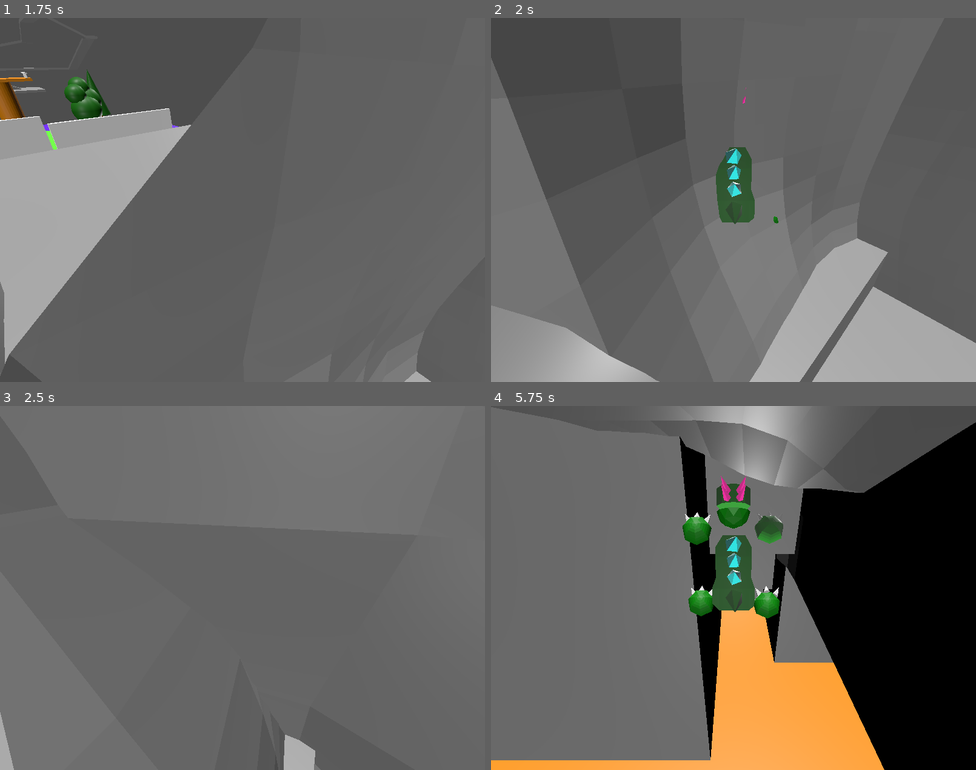
Above: before the commit, frames 1-4 (two rows, left to right).
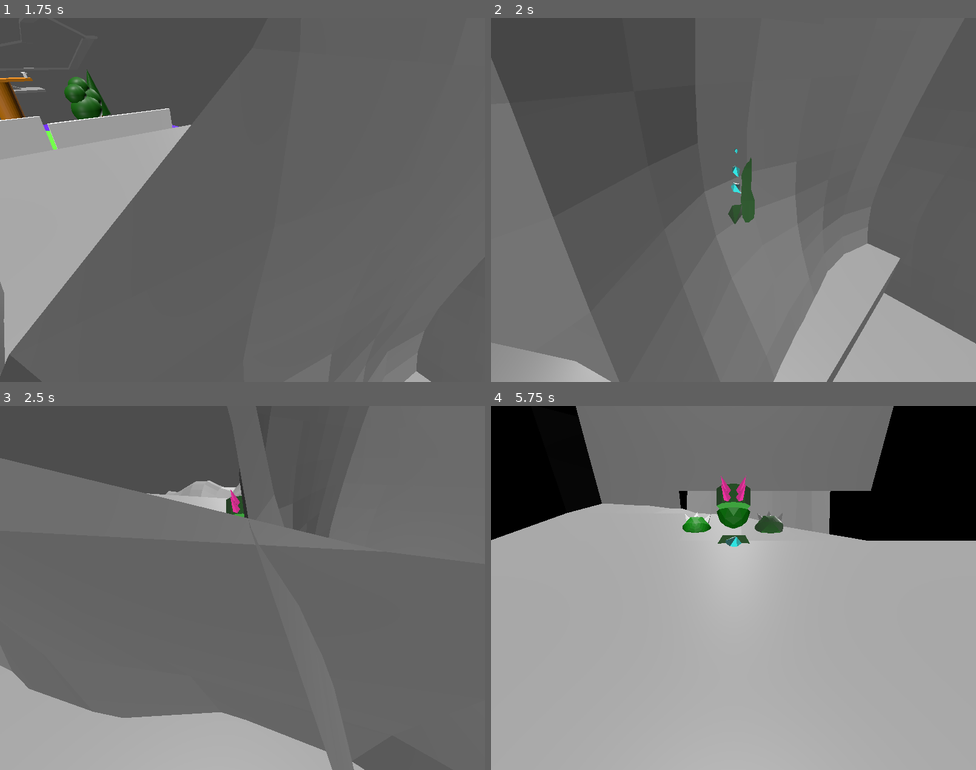
Above: after the commit, the same moments.

Repository: bazylevnik0/dinokid
Game: Godot game, scene res://mom-intro.tscn
Two runs of this game, one before a commit and one after it. Both use one fixed random seed, a clock stepped at 60 frames per second and the inputs below. Video files are missing from this copy of the repository; at most half a second of black plays in their place.
Inputs:
- Up to frame 1 (1.75 s): hold Right (move_right) 0.53-1.28 s; tap Z (key_a) at 0.6 s; tap Space (jump) at 0.77, 1.52 s; hold Down (move_backward) from 1.28 s (still down); tap X (key_b) at 1.35 s
- Up to frame 2 (2 s): keep holding Down (move_backward)
- Up to frame 3 (2.5 s): release Down (move_backward) at 2.03 s; hold Right (move_right) from 2.03 s (still down); tap Z (key_a) at 2.1 s
- Up to frame 4 (5.75 s): release Right (move_right) at 2.78 s; hold Up (move_forward) 2.78-3.53 s; tap X (key_b) at 2.85, 4.35 s; tap Space (jump) at 3.02, 3.77, 4.52 s; hold Left (move_left) 3.53-5.03 s; tap Z (key_a) at 3.6, 5.1 s; hold Down (move_backward) from 5.03 s (still down)

Frame 1 is identical in both runs. In frame 2, 5.9% of the frame differs, in the area x 0-100%, y 12-100%; in frame 3, 26%; in frame 4, 82%, in the area x 0-100%, y 0-100%.
Error in both runs: Attempt to call function 'play' in base 'null instance' on a null instance. (res://Player.gd:18)

Commit message:
working on the mountain inside

Diff:
--- /dev/null
+++ b/homeisland.gd
@@ -0,0 +1,27 @@
+extends Node3D
+
+
+# Called when the node enters the scene tree for the first time.
+func _ready() -> void:
+	pass # Replace with function body.
+
+
+# Called every frame. 'delta' is the elapsed time since the previous frame.
+func _process(delta: float) -> void:
+	pass
+
+
+
+func _on_mountain_inside_area_body_entered(body: Node3D) -> void:
+	if body.name == "Player" :
+		$Text.text = "Dino, please go outside and find me..."
+		$Text.visible = true
+	pass # Replace with function body.
+
+
+
+func _on_mountain_inside_area_body_exited(body: Node3D) -> void:
+	if body.name == "Player" :
+		$Text.text = "..."
+		$Text.visible = false
+	pass # Replace with function body.
--- a/homeisland.tscn
+++ b/homeisland.tscn
@@ -1,11 +1,30 @@
-[gd_scene load_steps=45 format=3 uid="uid://c4sjk00cblni5"]
-
+[gd_scene load_steps=53 format=3 uid="uid://c4sjk00cblni5"]
+
+[ext_resource type="Script" path="res://homeisland.gd" id="1_le85t"]
 [ext_resource type="PackedScene" uid="uid://b4wudneakgx1g" path="res://dino.tscn" id="1_on506"]
 [ext_resource type="PackedScene" uid="uid://dir872dk02wtc" path="res://homeisland.glb" id="2_jdbx3"]
 [ext_resource type="PackedScene" uid="uid://sh4g6naxwlt0" path="res://homeisland-camp.glb" id="3_x46lr"]
 
 [sub_resource type="BoxShape3D" id="BoxShape3D_2e7xp"]
 size = Vector3(2.05182, 2.13129, 2.04102)
+
+[sub_resource type="BoxShape3D" id="BoxShape3D_am7kk"]
+size = Vector3(0.6875, 1.71045, 1.1543)
+
+[sub_resource type="BoxShape3D" id="BoxShape3D_ho7xt"]
+size = Vector3(1.09521, 1.21371, 1)
+
+[sub_resource type="BoxShape3D" id="BoxShape3D_sd3ly"]
+size = Vector3(0.44043, 1.38953, 1)
+
+[sub_resource type="BoxShape3D" id="BoxShape3D_fmwdb"]
+size = Vector3(1, 0.493774, 1)
+
+[sub_resource type="BoxShape3D" id="BoxShape3D_wp45b"]
+size = Vector3(0.347168, 0.528259, 1.16125)
+
+[sub_resource type="BoxShape3D" id="BoxShape3D_g5ven"]
+size = Vector3(1, 1.427, 0.328026)
 
 [sub_resource type="BoxShape3D" id="BoxShape3D_fabjt"]
 size = Vector3(0.64563, 0.652893, 0.665077)
@@ -158,7 +177,11 @@
 "RESET": SubResource("Animation_r6url")
 }
 
+[sub_resource type="BoxShape3D" id="BoxShape3D_7d24q"]
+size = Vector3(1, 1, 1.14111)
+
 [node name="Node3D" type="Node3D"]
+script = ExtResource("1_le85t")
 
 [node name="Dino" parent="." instance=ExtResource("1_on506")]
 transform = Transform3D(0.025, 0, 0, 0, 0.025, 0, 0, 0, 0.025, -0.0529699, 1.10765, 0.385706)
@@ -169,23 +192,47 @@
 [node name="homeisland" parent="StaticBody3D" instance=ExtResource("2_jdbx3")]
 transform = Transform3D(1, 0, 0, 0, -0.0830519, -0.996546, 0, 0.996546, -0.0830519, 0, 0.681805, -8.04696)
 
-[node name="Main1" type="CollisionShape3D" parent="StaticBody3D"]
+[node name="Mountain" type="CollisionShape3D" parent="StaticBody3D"]
 transform = Transform3D(1, 0, 0, 0, 0.996552, -0.0830874, 0, 0.0830874, 0.996552, 0.00253336, 0.667316, -8.02558)
 shape = SubResource("BoxShape3D_2e7xp")
 
-[node name="Main1Stairs1" type="CollisionShape3D" parent="StaticBody3D"]
+[node name="MountainInside5" type="CollisionShape3D" parent="StaticBody3D"]
+transform = Transform3D(0.998646, 0.0467428, 0.0228141, -0.0450382, 0.99652, -0.0702449, -0.026018, 0.0691232, 0.997271, -0.827245, -1.12284, -7.28435)
+shape = SubResource("BoxShape3D_am7kk")
+
+[node name="MountainInside4" type="CollisionShape3D" parent="StaticBody3D"]
+transform = Transform3D(1, 0, 0, 0, 0.996552, -0.0830884, 0, 0.0830884, 0.996552, 0.0896788, -2.23127, -7.32904)
+shape = SubResource("BoxShape3D_ho7xt")
+
+[node name="MountainInside3" type="CollisionShape3D" parent="StaticBody3D"]
+transform = Transform3D(1, 0, 0, 0, 0.996552, -0.0830884, 0, 0.0830884, 0.996552, 0.614329, -1.45076, -7.26277)
+shape = SubResource("BoxShape3D_sd3ly")
+
+[node name="MountainInside2" type="CollisionShape3D" parent="StaticBody3D"]
+transform = Transform3D(1, 0, 0, 0, 0.996552, -0.0830884, 0, 0.0830884, 0.996552, -0.648373, -0.661304, -7.19559)
+shape = SubResource("BoxShape3D_fmwdb")
+
+[node name="MountainInside1" type="CollisionShape3D" parent="StaticBody3D"]
+transform = Transform3D(1, 0, 0, 0, 0.996552, -0.0830884, 0, 0.0830884, 0.996552, 0.334544, -0.644607, -7.1942)
+shape = SubResource("BoxShape3D_wp45b")
+
+[node name="MountainInside" type="CollisionShape3D" parent="StaticBody3D"]
+transform = Transform3D(1, 0, 0, 0, 0.996552, -0.0830884, 0, 0.0830884, 0.996552, 0.00812817, -0.991573, -7.30403)
+shape = SubResource("BoxShape3D_g5ven")
+
+[node name="MountainStairs1" type="CollisionShape3D" parent="StaticBody3D"]
 transform = Transform3D(1, 0, 0, 0, 0.996552, -0.0830884, 0, 0.0830884, 0.996552, 1.30627, -0.0841328, -7.39852)
 shape = SubResource("BoxShape3D_fabjt")
 
-[node name="Main1Stairs2" type="CollisionShape3D" parent="StaticBody3D"]
+[node name="MountainStairs2" type="CollisionShape3D" parent="StaticBody3D"]
 transform = Transform3D(1, 0, 0, 0, 0.996552, -0.0830884, 0, 0.0830884, 0.996552, 1.30627, 0.551044, -7.96444)
 shape = SubResource("BoxShape3D_fabjt")
 
-[node name="Main1Stairs3" type="CollisionShape3D" parent="StaticBody3D"]
+[node name="MountainStairs3" type="CollisionShape3D" parent="StaticBody3D"]
 transform = Transform3D(1, 0, 0, 0, 0.996552, -0.0830884, 0, 0.0830884, 0.996552, 1.30627, 1.19791, -8.50665)
 shape = SubResource("BoxShape3D_fabjt")
 
-[node name="Main1Stairs4" type="CollisionShape3D" parent="StaticBody3D"]
+[node name="MountainStairs4" type="CollisionShape3D" parent="StaticBody3D"]
 transform = Transform3D(1, 0, 0, 0, 0.996552, -0.0830884, 0, 0.0830884, 0.996552, 1.30627, 1.81357, -9.04206)
 shape = SubResource("BoxShape3D_fabjt")
 
@@ -397,3 +444,25 @@
 "": SubResource("AnimationLibrary_lba86")
 }
 autoplay = "Move_cycle"
+
+[node name="Text" type="Label" parent="."]
+visible = false
+anchors_preset = 12
+anchor_top = 1.0
+anchor_right = 1.0
+anchor_bottom = 1.0
+offset_top = -96.0
+grow_horizontal = 2
+grow_vertical = 0
+text = "Dino, please go outside and find me..."
+horizontal_alignment = 1
+
+[node name="MountainInsideArea" type="Area3D" parent="."]
+transform = Transform3D(1, 0, 0, 0, 1, 0, 0, 0, 1, 0, 0, 1.59488)
+
+[node name="CollisionShape3D" type="CollisionShape3D" parent="MountainInsideArea"]
+transform = Transform3D(1, 0, 0, 0, 1, 0, 0, 0, 1, 0, 0, -0.0705566)
+shape = SubResource("BoxShape3D_7d24q")
+
+[connection signal="body_entered" from="MountainInsideArea" to="." method="_on_mountain_inside_area_body_entered"]
+[connection signal="body_exited" from="MountainInsideArea" to="." method="_on_mountain_inside_area_body_exited"]
Binary file changed: homeisland.glb
Not shown, changed: homeisland.blend
Not shown, changed: homeisland.blend1
